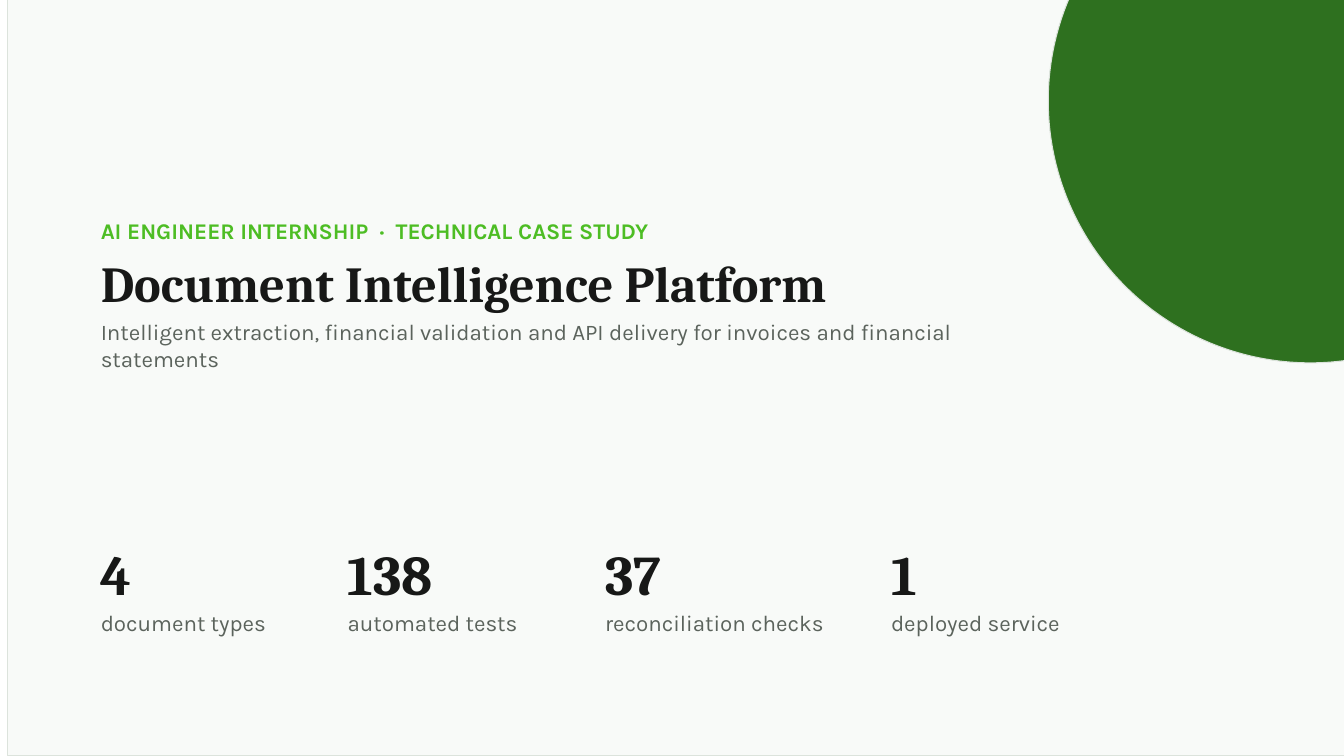
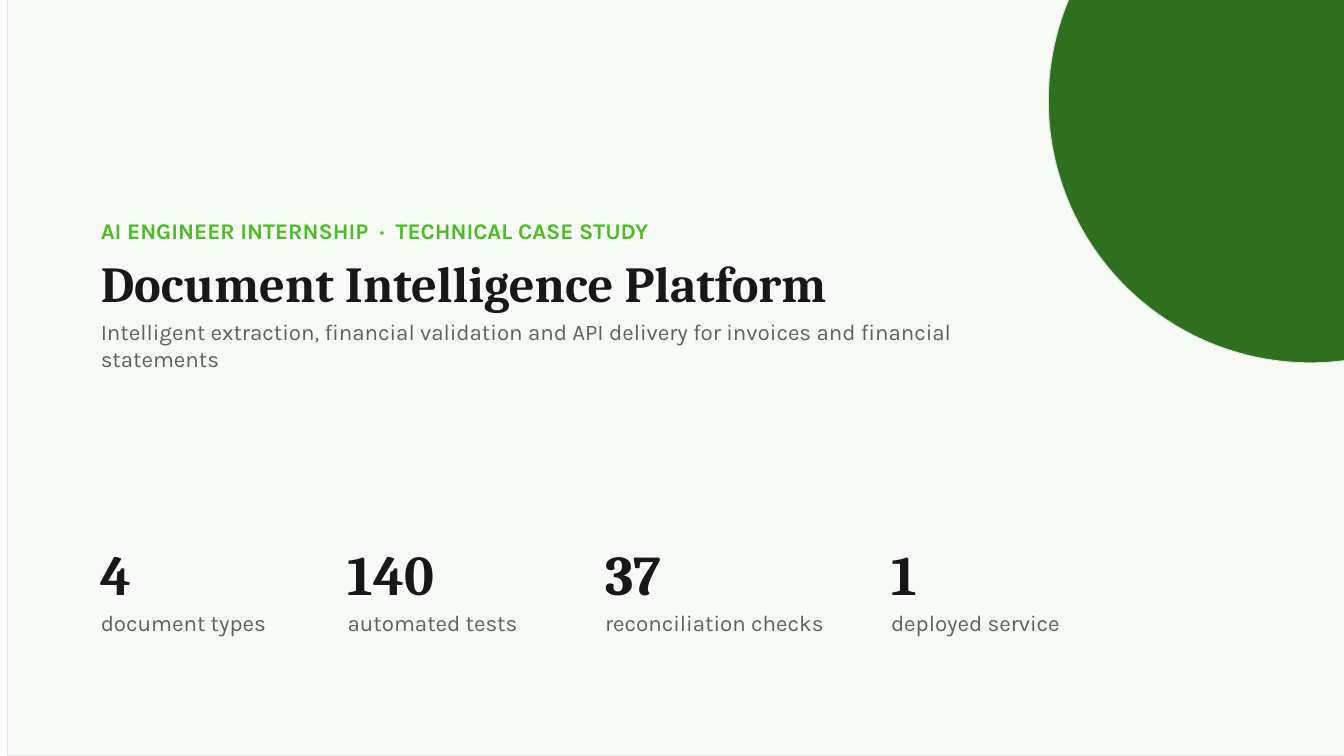
Before and after one commit to ZiyaSadik/document-intelligence-platform, a slide deck: slide 1 of docs/solution_presentation.pptx. Drawn at 1344x756 pixels with LibreOffice and Linux fonts; fonts in the diff are those of the drawing. Boxes give left, top, right and bottom in pixels: in the first picture for what was removed or moved away, otherwise in the second. Text is boxed around its words. In the diff, an @@ line names an element or a change of style, - is before the commit and + after.

```diff
--- a/docs/solution_presentation.pptx
+++ b/docs/solution_presentation.pptx
@@ text at [348,557,434,596]: text changed @@
-138
+140
```
Also in this commit, not shown: 3 other slides changed, 5 other files.
